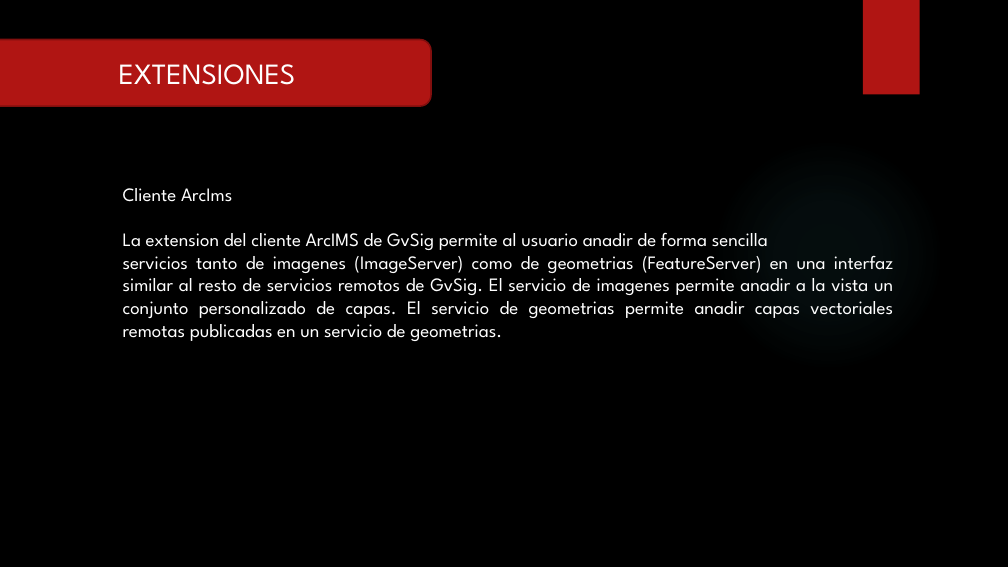
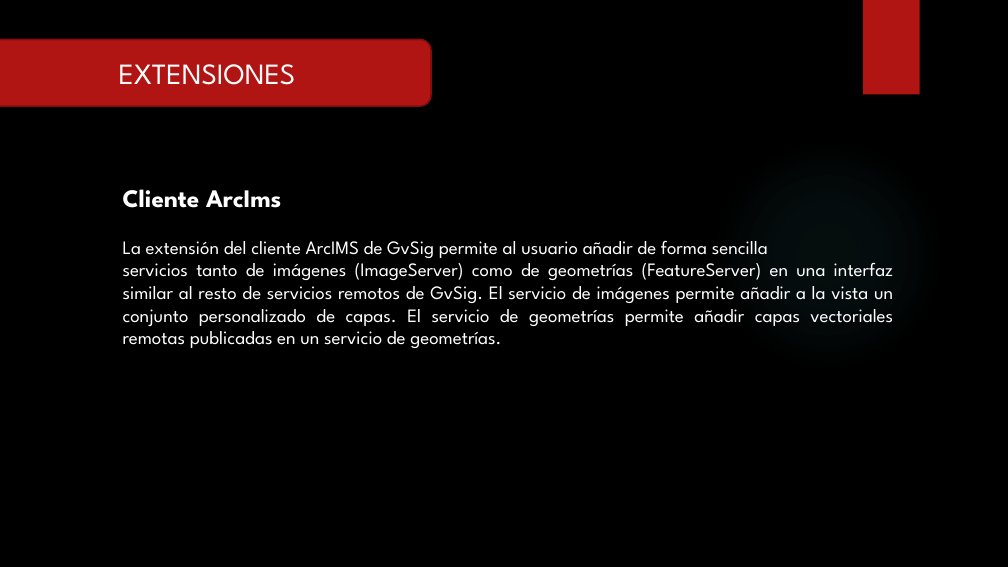
Before and after one commit to RFray/gvSIG, a slide deck: slide 12 of Expo-gvSIG.pptx. Drawn at 1008x567 pixels with LibreOffice and Linux fonts; fonts in the diff are those of the drawing; background and template pictures are left out. Boxes give left, top, right and bottom in pixels: in the first picture for what was removed or moved away, otherwise in the second. Text is boxed around its words. In the diff, an @@ line names an element or a change of style, - is before the commit and + after.

```diff
--- a/Expo-gvSIG.pptx
+++ b/Expo-gvSIG.pptx
@@ text at bbox=[123, 189, 281, 208]: size 18 to 24 pt, bold on in "Cliente ArcIms" @@
@@ text at bbox=[123, 240, 893, 348]: text changed @@
-La extension del cliente ArcIMS de GvSig permite al usuario anadir de forma sencilla
-servicios tanto de imagenes (ImageServer) como de geometrias (FeatureServer) en una interfaz similar al resto de servicios remotos de GvSig. El servicio de imagenes permite anadir a la vista un conjunto personalizado de capas. El servicio de geometrias permite anadir capas vectoriales remotas publicadas en un servicio de geometrias.
+La extensión del cliente ArcIMS de GvSig permite al usuario añadir de forma sencilla
+servicios tanto de imágenes (ImageServer) como de geometrías (FeatureServer) en una interfaz similar al resto de servicios remotos de GvSig. El servicio de imágenes permite añadir a la vista un conjunto personalizado de capas. El servicio de geometrías permite añadir capas vectoriales remotas publicadas en un servicio de geometrías.
```
Also in this commit, not shown: 11 other slides changed.
